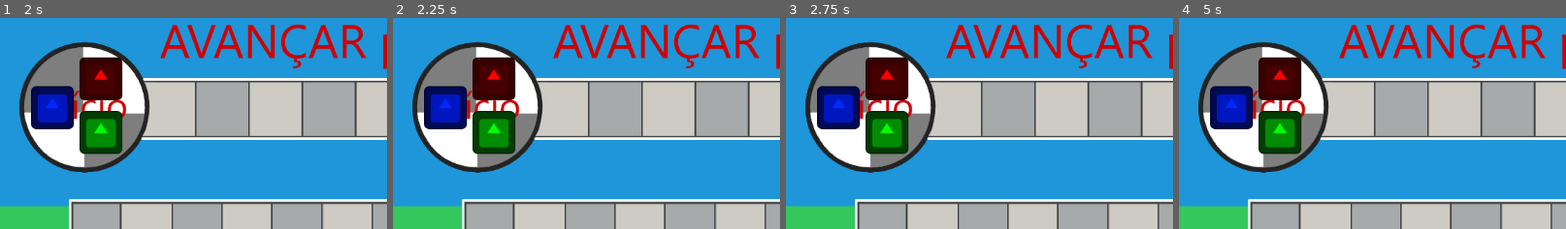
Above: before the commit, frames 1-4 (left to right).
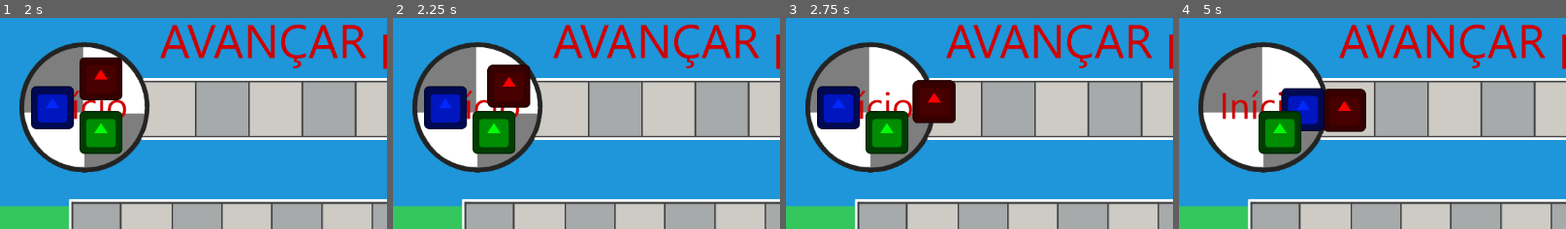
Above: after the commit, the same moments.

Repository: LitheFulminare/avancar-para-reciclar-XP5
Game: Godot game, scene res://Scenes/Game/game_scene.tscn
Two runs of this game, one before a commit and one after it. Both use one fixed random seed, a clock stepped at 60 frames per second and the inputs below. The engine's default icon, where the game draws it, is replaced by a stand-in: a white triangle on a blue panel in a dark square.
Inputs:
- Up to frame 1 (2 s): tap Enter at 0.5 s; hold Space (Confirm) 0.53-1.28 s; tap Space (Confirm) at 1.35 s
- Up to frame 2 (2.25 s): tap Space (Confirm) at 2 s; hold Space (Confirm) from 2.03 s (still down)
- Up to frame 3 (2.75 s): keep holding Space (Confirm)
- Up to frame 4 (5 s): release Space (Confirm) at 2.78 s; tap Space (Confirm) at 2.85, 3.5, 4.35 s; hold Space (Confirm) 3.53-4.28 s
The pictures show only the part of the screen within x 0-50%, y 0-50%; the shares and areas given below are measured in that part.

Frame 1 is identical in both runs. In frame 2, 2.5% of the frame differs, in the area x 20-36%, y 18-43%; in frame 3, 4.6%; in frame 4, 8.3%, in the area x 8-49%, y 18-55%.

Commit message:
setup move to position

Diff:
--- a/avancar para reciclar/Scripts/Managers/round_manager.gd
+++ b/avancar para reciclar/Scripts/Managers/round_manager.gd
@@ -70,7 +70,8 @@
 			current_round_state = round_states.move
 
 		round_states.move:
-			active_player.emit_signal("move", total_dice_result)
+			active_player.emit_signal("move", $"../Squares/Square 1".global_position)
+			#active_player.emit_signal("move", total_dice_result)
 			current_round_state = round_states.end_turn
 
 		round_states.end_turn:
--- a/avancar para reciclar/Scripts/Player/player.gd
+++ b/avancar para reciclar/Scripts/Player/player.gd
@@ -1,10 +1,12 @@
 extends Node
 
-signal move(distance: int)
+signal move(target_position: Vector2)
 
 @export var dice_roll: int = 0
 @export var total_cards: int = 0
 
 
-func _on_move(distance: int) -> void:
-		print("Moving " + str(distance) + " squares")
+func _on_move(target_position: Vector2) -> void:
+		print("moving to " + str(target_position))
+		var tween = create_tween()
+		tween.tween_property(self, "position", target_position, 1)
